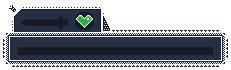
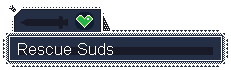
The second 231 × 70 image is a revision of the first. Changes to its layers:
added layer "Text" above "Pasted Layer" over [18, 43, 113, 55]
